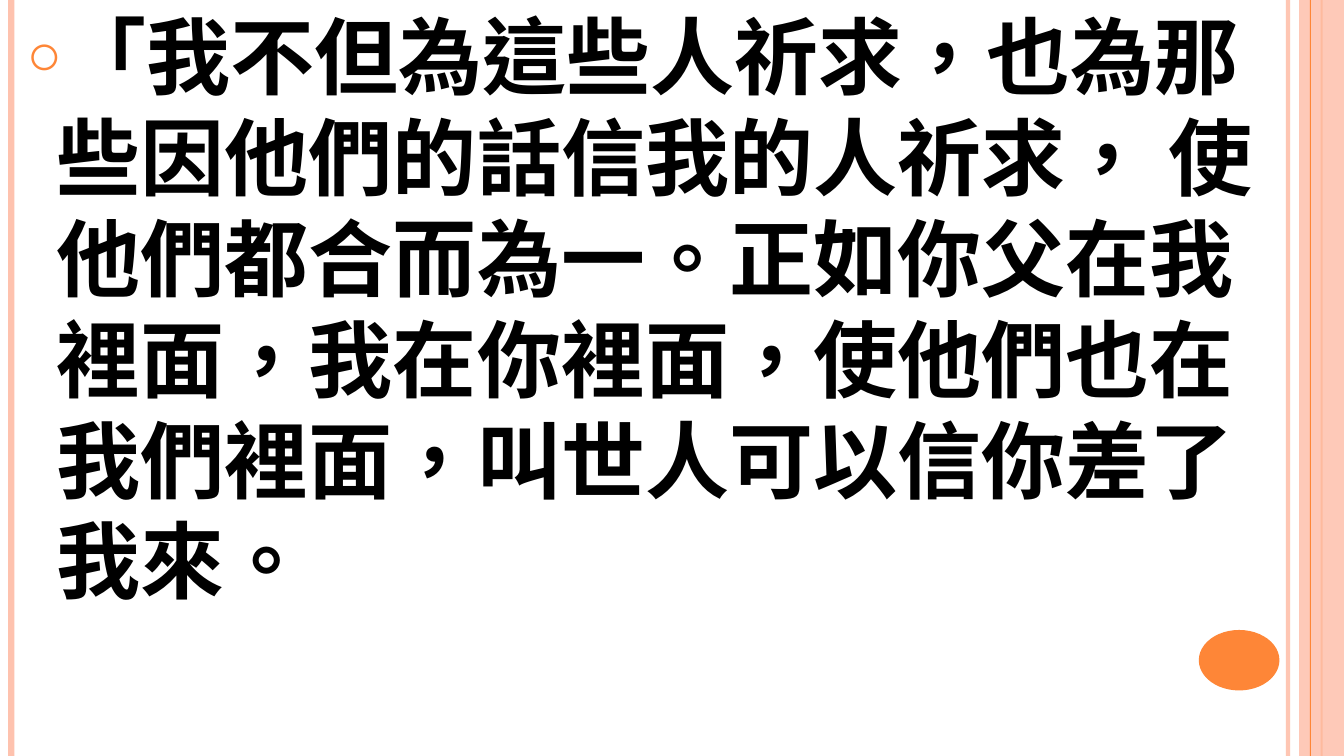
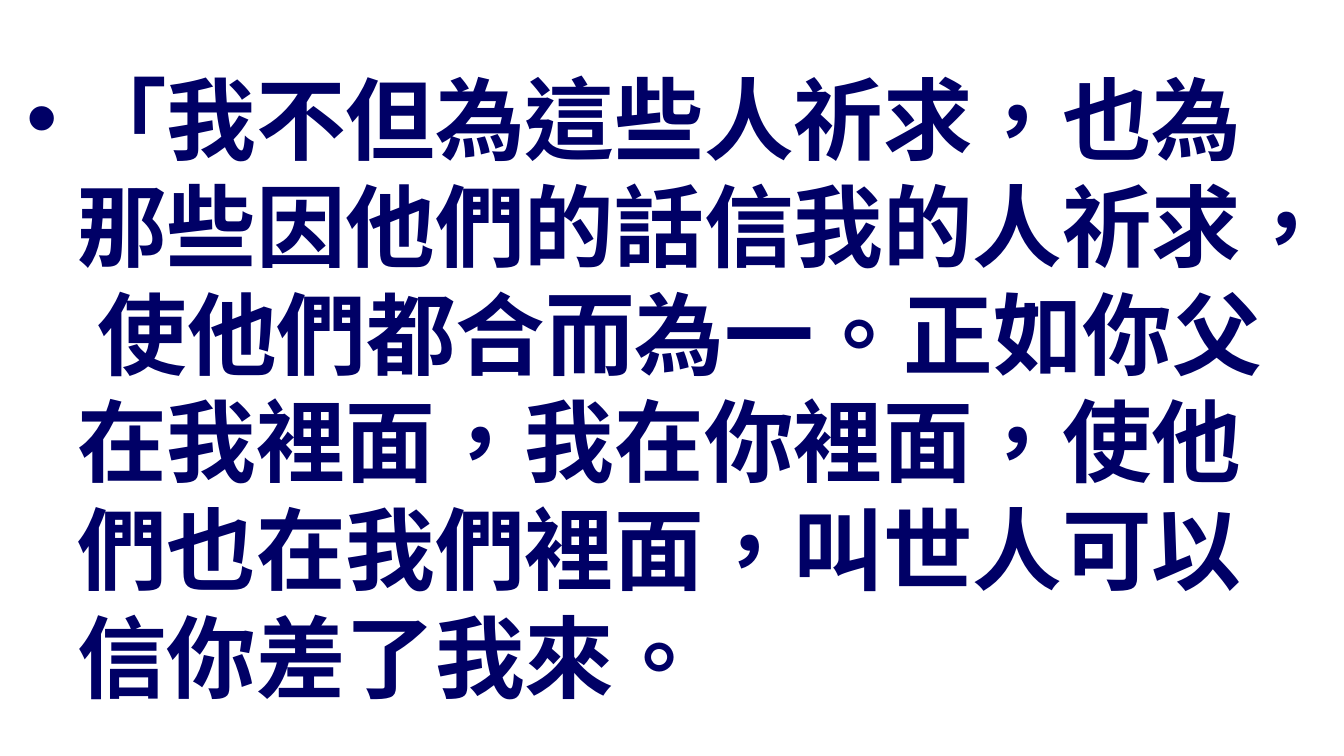
Before and after one commit to batisuoc/worship-resources, a slide deck: slide 3 of 40信徒合一.pptx. Drawn at 1344x756 pixels with LibreOffice and Linux fonts; fonts in the diff are those of the drawing; background and template pictures are left out. Boxes give left, top, right and bottom in pixels: in the first picture for what was removed or moved away, otherwise in the second. Text is boxed around its words. In the diff, an @@ line names an element or a change of style, - is before the commit and + after.

```diff
--- a/40信徒合一.pptx
+++ b/40信徒合一.pptx
@@ line removed from (11, 0) to (11, 756) @@
@@ text "「我不但為這些人祈求，也為那些因他們的話信我的人祈求， 使他們都合而為一。正如你父在我裡面，我在你裡面，使他們也在我們裡 ..." at [77, 75, 1331, 700]: size 60 to 64 pt, text colour #000000 to #000066; bullet ○ to •; more space between paragraphs; vertical alignment top to middle @@
@@ line removed from (1289, 0) to (1289, 756) @@
@@ rectangle removed at [1300, 0, 1344, 756] @@
@@ line removed from (1311, 0) to (1311, 756) @@
@@ line removed from (1322, 0) to (1322, 756) @@
@@ ellipse removed at [1199, 630, 1279, 691] @@
```
Also in this commit, not shown: 7 other slides changed.
